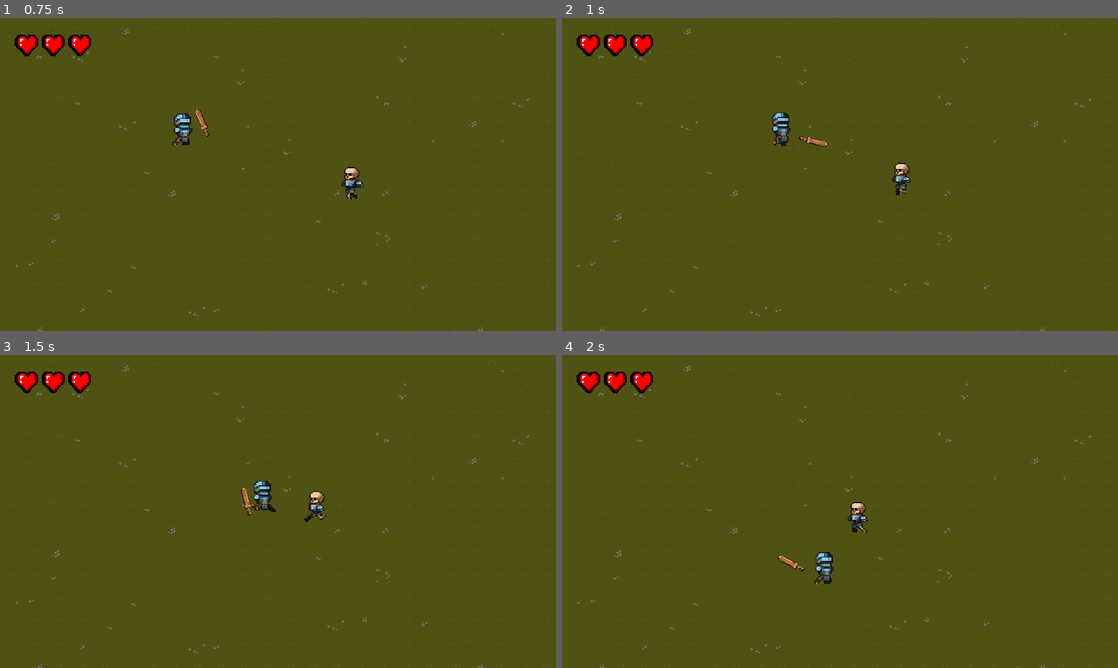
Above: before the commit, frames 1-4 (two rows, left to right).
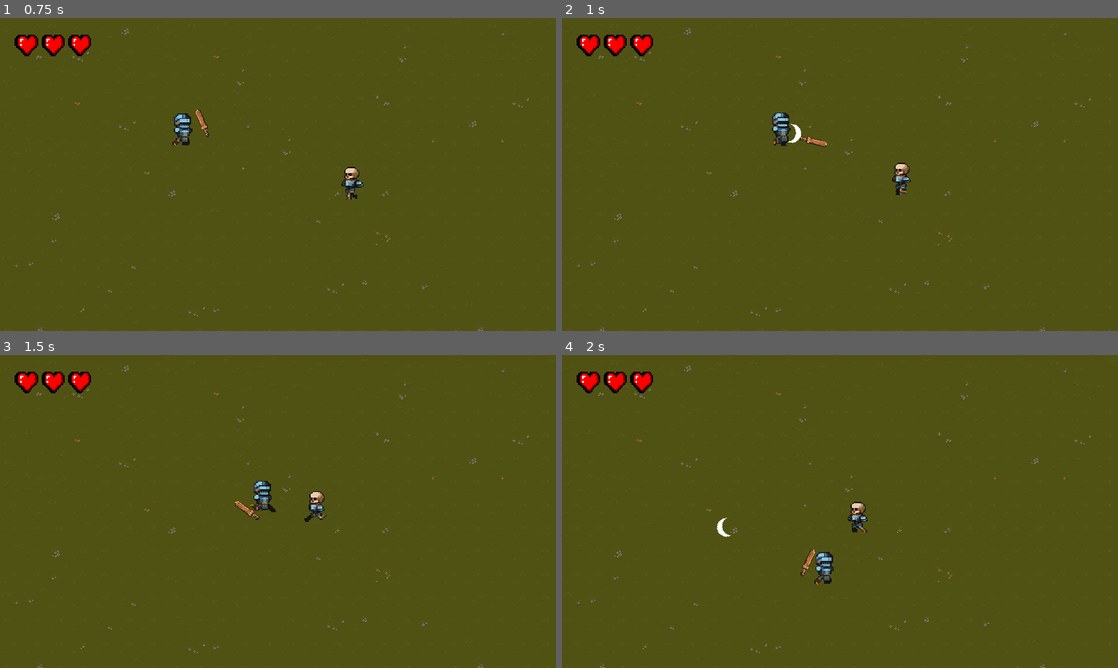
Above: after the commit, the same moments.

Repository: popcar2/Vile-Roots
Game: Godot game, scene res://GameScene.tscn
Same seed, same stepped clock (60 frames per second), same inputs: the game is played once before the commit and once after it.
Inputs (mouse positions are in pixels of both pictures, inside the frame that each line leads up to):
- Up to frame 1 (0.75 s): move the mouse to (400, 158) at 0.52 s; press the mouse at (400, 158) at 0.53 s; hold Right (right) from 0.53 s (still down)
- Up to frame 2 (1 s): keep holding Right (right)
- Up to frame 3 (1.5 s): move the mouse to (166, 527) at 1.27 s; release Right (right) at 1.28 s; release the mouse at (166, 527) at 1.28 s; hold Down (down) from 1.28 s (still down); click (166, 527) at 1.35 s
- Up to frame 4 (2 s): keep holding Down (down)

Frame 1 is identical in both runs. In frame 2, less than 0.1% of the frame differs, in the area x 40-43%, y 33-40%; in frame 3, 0.2%; in frame 4, 0.2%, in the area x 27-46%, y 52-71%.

Commit message:
Add swing and enemy running

Diff:
--- a/Enemies/Skeleton_Warrior.tscn
+++ b/Enemies/Skeleton_Warrior.tscn
@@ -139,7 +139,7 @@
 radius = 12.0
 height = 32.0
 
-[node name="CharacterBody2D" type="CharacterBody2D"]
+[node name="CharacterBody2D" type="CharacterBody2D" groups=["enemy"]]
 scale = Vector2(1.4, 1.4)
 script = ExtResource("1_sns0s")
 
--- a/Objects/player.tscn
+++ b/Objects/player.tscn
@@ -138,43 +138,6 @@
 "name": &"Run",
 "speed": 10.0
 }]
-
-[sub_resource type="Animation" id="Animation_mlcb6"]
-resource_name = "swing"
-length = 0.8
-tracks/0/type = "bezier"
-tracks/0/imported = false
-tracks/0/enabled = true
-tracks/0/path = NodePath("Node2D/Sprite2D:position:x")
-tracks/0/interp = 1
-tracks/0/loop_wrap = true
-tracks/0/keys = {
-"handle_modes": PackedInt32Array(0, 0, 0, 0),
-"points": PackedFloat32Array(15, -0.25, 0, 0.25, 0, 18, -0.25, 0, 0.25, 0, 32, -0.25, 0, 0.25, 0, 15, -0.25, 0, 0.25, 0),
-"times": PackedFloat32Array(0, 0.3, 0.5, 0.8)
-}
-tracks/1/type = "bezier"
-tracks/1/imported = false
-tracks/1/enabled = true
-tracks/1/path = NodePath("Node2D/Sprite2D:position:y")
-tracks/1/interp = 1
-tracks/1/loop_wrap = true
-tracks/1/keys = {
-"handle_modes": PackedInt32Array(0, 0, 0, 0),
-"points": PackedFloat32Array(-2, -0.25, 0, 0.25, 0, -9, -0.25, 0, 0.25, 0, 7, -0.25, 0, 0.25, 0, -2, -0.25, 0, 0.25, 0),
-"times": PackedFloat32Array(0, 0.3, 0.5, 0.8)
-}
-tracks/2/type = "bezier"
-tracks/2/imported = false
-tracks/2/enabled = true
-tracks/2/path = NodePath("Node2D/Sprite2D:rotation")
-tracks/2/interp = 1
-tracks/2/loop_wrap = true
-tracks/2/keys = {
-"handle_modes": PackedInt32Array(0, 0, 0, 0),
-"points": PackedFloat32Array(0, -0.25, 0, 0.25, 0, -0.628319, -0.25, 0, 0.25, 0, 1.74533, -0.25, 0, 0.25, 0, 0, -0.25, 0, 0.25, 0),
-"times": PackedFloat32Array(0, 0.3, 0.5, 0.8)
-}
 
 [sub_resource type="Animation" id="Animation_7ngpy"]
 length = 0.001
@@ -212,6 +175,43 @@
 "times": PackedFloat32Array(0)
 }
 
+[sub_resource type="Animation" id="Animation_mlcb6"]
+resource_name = "swing"
+length = 0.8
+tracks/0/type = "bezier"
+tracks/0/imported = false
+tracks/0/enabled = true
+tracks/0/path = NodePath("Node2D/Sprite2D:position:x")
+tracks/0/interp = 1
+tracks/0/loop_wrap = true
+tracks/0/keys = {
+"handle_modes": PackedInt32Array(0, 0, 0, 0),
+"points": PackedFloat32Array(15, -0.25, 0, 0.25, 0, 18, -0.25, 0, 0.25, 0, 32, -0.25, 0, 0.25, 0, 15, -0.25, 0, 0.25, 0),
+"times": PackedFloat32Array(0, 0.3, 0.5, 0.8)
+}
+tracks/1/type = "bezier"
+tracks/1/imported = false
+tracks/1/enabled = true
+tracks/1/path = NodePath("Node2D/Sprite2D:position:y")
+tracks/1/interp = 1
+tracks/1/loop_wrap = true
+tracks/1/keys = {
+"handle_modes": PackedInt32Array(0, 0, 0, 0),
+"points": PackedFloat32Array(-2, -0.25, 0, 0.25, 0, -9, -0.25, 0, 0.25, 0, 7, -0.25, 0, 0.25, 0, -2, -0.25, 0, 0.25, 0),
+"times": PackedFloat32Array(0, 0.3, 0.5, 0.8)
+}
+tracks/2/type = "bezier"
+tracks/2/imported = false
+tracks/2/enabled = true
+tracks/2/path = NodePath("Node2D/Sprite2D:rotation")
+tracks/2/interp = 1
+tracks/2/loop_wrap = true
+tracks/2/keys = {
+"handle_modes": PackedInt32Array(0, 0, 0, 0),
+"points": PackedFloat32Array(0, -0.25, 0, 0.25, 0, -0.628319, -0.25, 0, 0.25, 0, 1.74533, -0.25, 0, 0.25, 0, 0, -0.25, 0, 0.25, 0),
+"times": PackedFloat32Array(0, 0.3, 0.5, 0.8)
+}
+
 [sub_resource type="Animation" id="Animation_m1cpb"]
 resource_name = "swing_opposite"
 length = 0.8
@@ -284,3 +284,14 @@
 position = Vector2(15, -2)
 scale = Vector2(0.666667, 0.666667)
 texture = ExtResource("5_julwj")
+
+[node name="AttackDelay" type="Timer" parent="."]
+wait_time = 0.3
+one_shot = true
+
+[node name="AttackCooldown" type="Timer" parent="."]
+wait_time = 0.7
+one_shot = true
+
+[connection signal="timeout" from="AttackDelay" to="." method="_on_attack_delay_timeout"]
+[connection signal="timeout" from="AttackCooldown" to="." method="_on_attack_cooldown_timeout"]
--- /dev/null
+++ b/Objects/slash.tscn
@@ -0,0 +1,26 @@
+[gd_scene load_steps=4 format=3 uid="uid://cp4jjkq7jqhk6"]
+
+[ext_resource type="Texture2D" uid="uid://cwiypd3i6kj06" path="res://Art/swing.png" id="1_k48gl"]
+[ext_resource type="Script" path="res://Scripts/slash.gd" id="1_v1pib"]
+
+[sub_resource type="CircleShape2D" id="CircleShape2D_towi7"]
+radius = 16.0312
+
+[node name="Area2D" type="Area2D"]
+scale = Vector2(0.8, 0.8)
+script = ExtResource("1_v1pib")
+move_speed = -400
+
+[node name="Sprite2D" type="Sprite2D" parent="."]
+texture = ExtResource("1_k48gl")
+
+[node name="CollisionShape2D" type="CollisionShape2D" parent="."]
+shape = SubResource("CircleShape2D_towi7")
+
+[node name="Timer" type="Timer" parent="."]
+wait_time = 0.5
+one_shot = true
+autostart = true
+
+[connection signal="body_entered" from="." to="." method="_on_body_entered"]
+[connection signal="timeout" from="Timer" to="." method="_on_timer_timeout"]
--- a/Scripts/Enemy.gd
+++ b/Scripts/Enemy.gd
@@ -1,24 +1,28 @@
 extends CharacterBody2D
 
-var health = 5
+@export var health = 3
 @export var move_speed = 70
-var targeted_entity: CharacterBody2D
 @onready var animated_sprite: AnimatedSprite2D = $"AnimatedSprite2D"
+var player: CharacterBody2D
 
 # Called when the node enters the scene tree for the first time.
 func _ready():
-	targeted_entity = get_tree().get_first_node_in_group("player")
+	player = get_tree().get_first_node_in_group("player")
 	animated_sprite.play("Run")
 
 
 # Called every frame. 'delta' is the elapsed time since the previous frame.
 func _process(delta):
-	var motion = position.direction_to(targeted_entity.position)
+	var motion = position.direction_to(player.position)
 	if motion.x < 0:
 		animated_sprite.flip_h = true
 	elif motion.x > 0:
 		animated_sprite.flip_h = false
 	move_and_collide(motion * delta * move_speed)
 
+
+func take_damage(dmg):
+	health -= dmg
+
 	if health <= 0:
 		queue_free()
--- a/Scripts/player.gd
+++ b/Scripts/player.gd
@@ -8,18 +8,20 @@
 @export var GUI: Control
 @export var animationPlayer: AnimationPlayer
 
+@onready var attackDelayTimer = $"AttackDelay"
+@onready var attackCooldownTimer = $"AttackCooldown"
+
+var slash = preload("res://Objects/slash.tscn")
+
 var hearts = [] # Holds each heart variable
 
 # Get the gravity from the project settings to be synced with RigidBody nodes.
 var gravity = ProjectSettings.get_setting("physics/2d/default_gravity")
 
 func _ready():
-	return
 	hearts = GUI.get_child(1).get_children()
-	for h in hearts:
-		print(h.name)
 
-func _physics_process(delta):
+func _physics_process(_delta):
 
 	move()
 	moveHand()
@@ -59,8 +61,16 @@
 		handSprite.flip_v = false
 
 func attack():
-	if Input.is_action_just_pressed("attack"):
+	if Input.is_action_pressed("attack"):
+		if !attackCooldownTimer.is_stopped():
+			return
+
+		attackCooldownTimer.start()
+		attackDelayTimer.start()
+
 		var mousePos = get_global_mouse_position()
+		if animationPlayer.is_playing():
+			animationPlayer.stop()
 		if position.x < mousePos.x:
 			animationPlayer.play("swing")
 		else:
@@ -84,3 +94,15 @@
 		hearts[0].visible = false
 		hearts[1].visible = false
 		hearts[2].visible = false
+
+func _on_attack_delay_timeout():
+	var mousePos = get_global_mouse_position()
+	var new_slash = slash.instantiate()
+	new_slash.position = position
+	new_slash.look_at(mousePos)
+	new_slash.rotation_degrees += 90
+
+	get_parent().add_sibling(new_slash)
+
+func _on_attack_cooldown_timeout():
+	pass # Replace with function body.
--- /dev/null
+++ b/Scripts/slash.gd
@@ -0,0 +1,14 @@
+extends Area2D
+
+@export var move_speed = -200
+
+func _process(delta):
+	position += transform.y * move_speed * delta
+
+func _on_body_entered(body):
+	if body.is_in_group("enemy"):
+		body.take_damage(1)
+
+
+func _on_timer_timeout():
+	queue_free()
Binary file added: Art/swing.png
Not shown, added: Art/swing.png.import
Binary file added: Enemies/swing.png
Not shown, added: Enemies/swing.png.import
